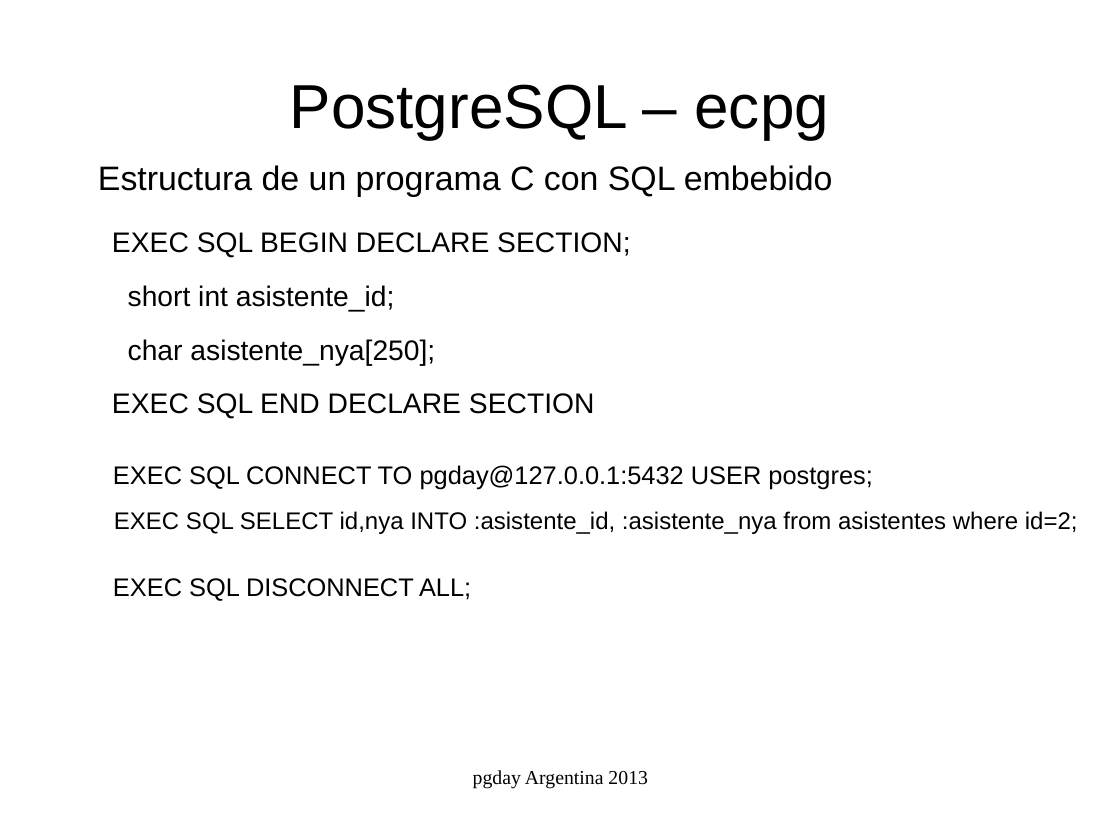
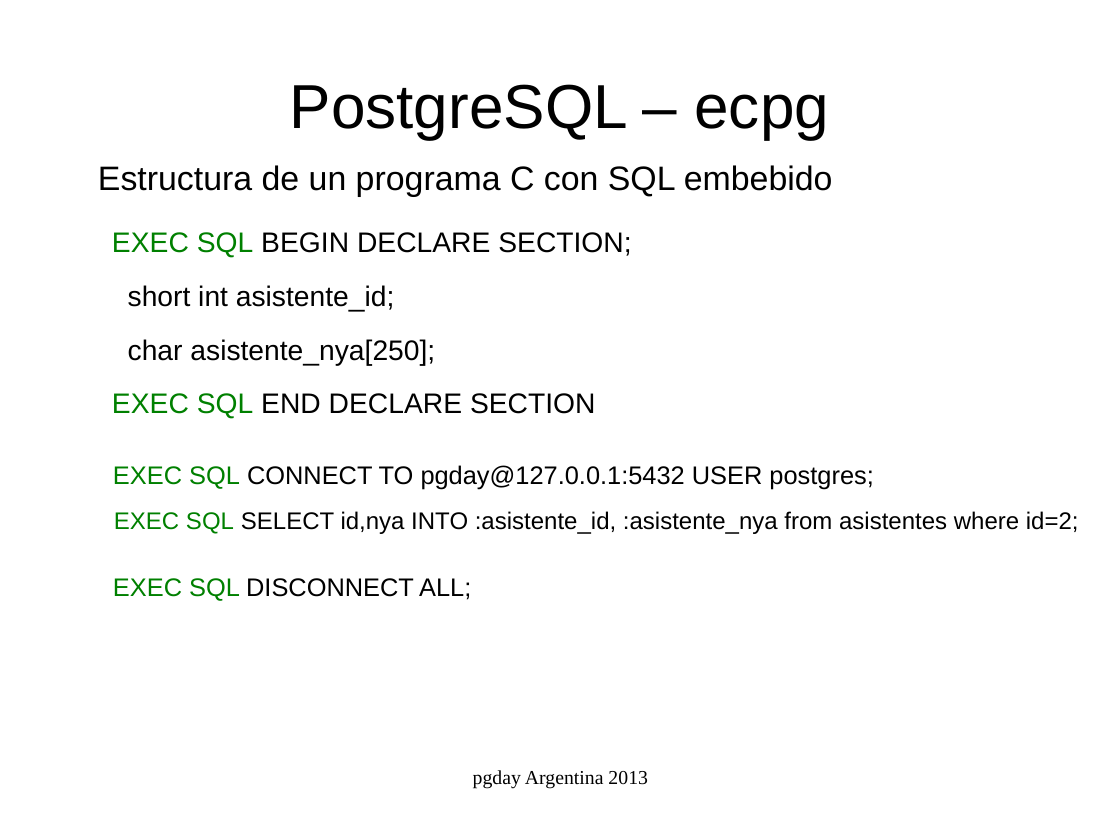
Before and after one commit to marcelorauldiaz/pgday_ecpg, a slide deck: slide 5 of ecpg.odp. Drawn at 1120x840 pixels with LibreOffice and Linux fonts; fonts in the diff are those of the drawing. Boxes give left, top, right and bottom in pixels: in the first picture for what was removed or moved away, otherwise in the second. Text is boxed around its words. In the diff, an @@ line names an element or a change of style, - is before the commit and + after.

```diff
--- a/ecpg.odp
+++ b/ecpg.odp
@@ text at (x1=112, y1=232, x2=631, y2=419): text colour #000000 to #008000 in "EXEC SQL", "EXEC SQL" @@
@@ text colour #000000 to #008000 in "EXEC SQL" in 3 elements at (x1=114, y1=511, x2=1079, y2=534), (x1=113, y1=578, x2=471, y2=601), (x1=113, y1=465, x2=873, y2=490) @@
```
Also in this commit, not shown: 3 other slides changed.
